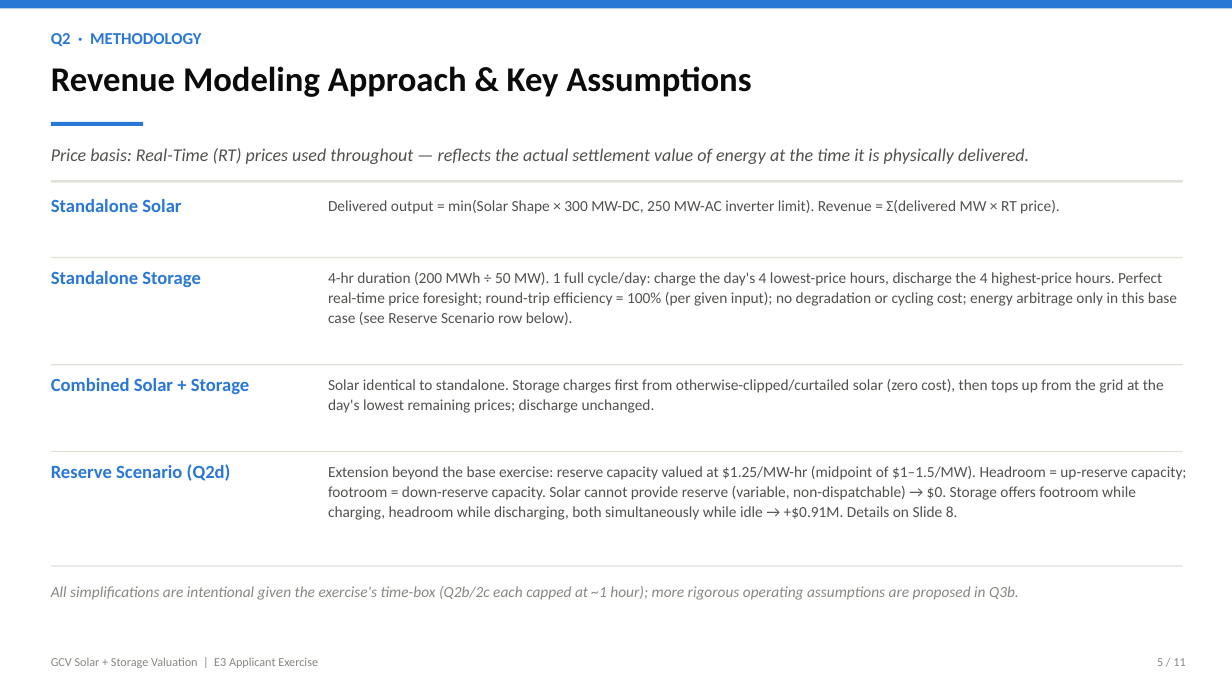
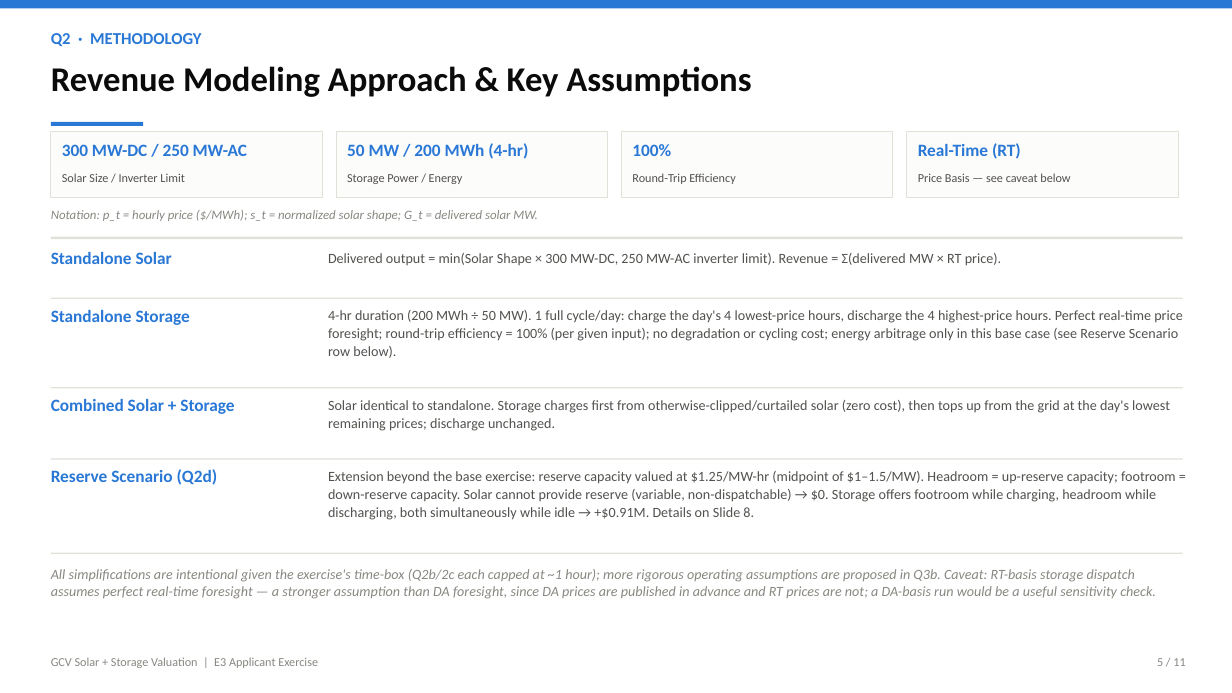
Before and after one commit to Yifueveding/E3_work_task, a slide deck: slide 5 of GCV_Solar_Storage_Valuation.pptx. Drawn at 1232x693 pixels with LibreOffice and Linux fonts; fonts in the diff are those of the drawing. Boxes give left, top, right and bottom in pixels: in the first picture for what was removed or moved away, otherwise in the second. Text is boxed around its words. In the diff, an @@ line names an element or a change of style, - is before the commit and + after.

```diff
--- a/GCV_Solar_Storage_Valuation.pptx
+++ b/GCV_Solar_Storage_Valuation.pptx
@@ text removed at [51,148,1029,164] @@
-Price basis: Real-Time (RT) prices used throughout — reflects the actual settlement value of energy at the time it is physically delivered.
@@ rectangle added at [51,131,323,198], fill #FCFCFB, outline #E1E0D9 0.75 pt @@
@@ text added at [62,144,247,156], 13.5 pt, text #2A78D6, bold @@
+300 MW-DC / 250 MW-AC
@@ rectangle added at [336,131,608,198], fill #FCFCFB, outline #E1E0D9 0.75 pt @@
@@ text added at [347,143,528,159], 13.5 pt, text #2A78D6, bold @@
+50 MW / 200 MWh (4-hr)
@@ rectangle added at [621,131,893,198], fill #FCFCFB, outline #E1E0D9 0.75 pt @@
@@ text added at [632,144,671,156], 13.5 pt, text #2A78D6, bold @@
+100%
@@ rectangle added at [907,131,1178,198], fill #FCFCFB, outline #E1E0D9 0.75 pt @@
@@ text added at [918,143,1021,159], 13.5 pt, text #2A78D6, bold @@
+Real-Time (RT)
@@ text added at [62,173,184,182], 9.5 pt, text #52514E @@
+Solar Size / Inverter Limit
@@ text added at [347,174,463,184], 9.5 pt, text #52514E @@
+Storage Power / Energy
@@ text added at [632,173,735,184], 9.5 pt, text #52514E @@
+Round-Trip Efficiency
@@ text added at [918,173,1070,182], 9.5 pt, text #52514E @@
+Price Basis — see caveat below
@@ rectangle: place and size @@
-rectangle at [51,566,1183,567]
+rectangle at [51,237,1183,239]
@@ text added at [51,210,537,221], 10 pt, text #898781, italic @@
+Notation: p_t = hourly price ($/MWh); s_t = normalized solar shape; G_t = delivered solar MW.
@@ size 14.5 to 13.5 pt in 4 elements at [51,469,218,485], [51,399,234,414], [51,310,190,325], [51,252,172,264] @@
@@ text "Standalone Solar": place and size @@
-text "Standalone Solar" at [51,199,181,212]
+text "Standalone Solar" at [51,252,172,264]
@@ size 12 to 11 pt; line spacing 1.1 to 1.08 in 4 elements at [328,471,1176,520], [328,400,1170,431], [328,310,1183,358], [328,253,1001,266] @@
@@ text "Delivered output = min(Solar Shape ...": place and size @@
-text "Delivered output = min(Solar Shape ..." at [328,200,1060,214]
+text "Delivered output = min(Solar Shape ..." at [328,253,1001,266]
@@ rectangle: place and size @@
-rectangle at [51,257,1183,258]
+rectangle at [51,298,1183,299]
@@ text "Standalone Storage": place and size @@
-text "Standalone Storage" at [51,271,201,287]
+text "Standalone Storage" at [51,310,190,325]
@@ text "4-hr duration (200 MWh ÷ ...": place and size @@
-text "4-hr duration (200 MWh ÷ ..." at [328,272,1177,325]
+text "4-hr duration (200 MWh ÷ ..." at [328,310,1183,358]
@@ rectangle: place and size @@
-rectangle at [51,364,1183,365]
+rectangle at [51,387,1183,388]
@@ text "Combined Solar + Storage": place and size @@
-text "Combined Solar + Storage" at [51,378,250,394]
+text "Combined Solar + Storage" at [51,399,234,414]
@@ text "Solar identical to standalone. Storage ...": place and size @@
-text "Solar identical to standalone. Storage ..." at [328,379,1164,413]
+text "Solar identical to standalone. Storage ..." at [328,400,1170,431]
@@ rectangle: place and size @@
-rectangle at [51,451,1183,452]
+rectangle at [51,458,1183,459]
@@ text at [51,569,1156,599]: text changed; size 12 to 11 pt @@
-All simplifications are intentional given the exercise's time-box (Q2b/2c each capped at ~1 hour); more rigorous operating assumptions are proposed in Q3b.
+All simplifications are intentional given the exercise's time-box (Q2b/2c each capped at ~1 hour); more rigorous operating assumptions are proposed in Q3b. Caveat: RT-basis storage dispatch assumes perfect real-time foresight — a stronger assumption than DA foresight, since DA prices are published in advance and RT prices are not; a DA-basis run would be a useful sensitivity check.
@@ rectangle: place and size @@
-rectangle at [51,180,1183,183]
+rectangle at [51,553,1183,554]
```
Also in this commit, not shown: 6 other files.
